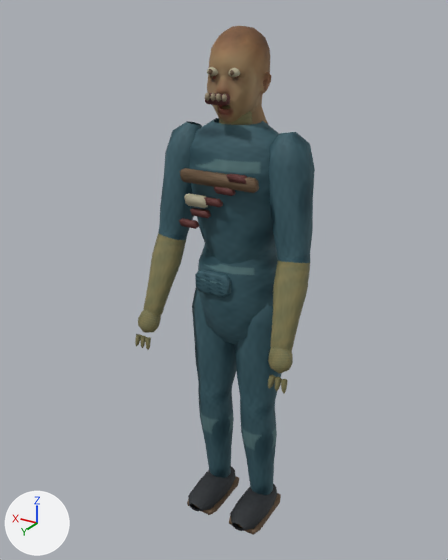
Two versions of the FBX model Assets/Resources/ProductionArt/Runner.fbx, one commit apart.
Rendered twice from a camera (50 mm lens) standing at (-1.023, 1.821, 1.92) and looking at (0.045, 0.043, 1.03). Arrows for +X, +Y and +Z are at lower left; the lights stay in place. The first picture is the older version.

The older version as bpy lines, for what is in view:
```python
me_runner_skin = bpy.data.meshes.new('Runner skin')
me_runner_skin.from_pydata(...)  # 2455 vertices, 2759 faces; spans x -0.31..0.31, y -0.13..0.25, z 0.0..1.88
me_runner_skin.materials.append(mat_character_atlas)
ob_runner_skinned_body = bpy.data.objects.new('Runner skinned body', me_runner_skin)
ob_runner_skinned_body.location = (0.0, 0.0, 0.0)
```
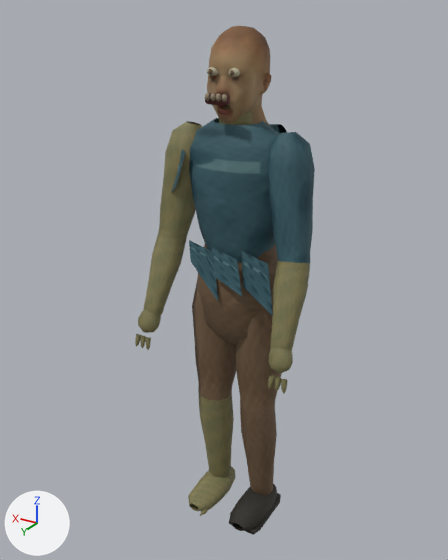
Changed parts and their boxes (x1, y1, x2, y2) in the pictures (448 x 560 px):
part 1 of me_runner_skin, deleted: before (179, 168, 259, 298)
part 2 of me_runner_skin, built on: before (187, 476, 239, 515); after (171, 124, 287, 516)
part 3 of me_runner_skin, surface changed: (158, 121, 281, 535) in both

Patch to the scene script:
```diff
--- a/Assets/Resources/ProductionArt/Runner.fbx.py
+++ b/Assets/Resources/ProductionArt/Runner.fbx.py
@@ me_runner_skin @@
 # used by ob_runner_skinned_body; location = (0.0, 0.0, 0.0)
-me_runner_skin.from_pydata(...)  # 2455 vertices, 2759 faces; spans x -0.31..0.31, y -0.13..0.25, z 0.0..1.88
+me_runner_skin.from_pydata(...)  # 2431 vertices, 2737 faces; spans x -0.31..0.31, y -0.13..0.25, z 0.0..1.88
+# me_runner_skin part 1: 8 loose pieces with 144 vertices, spanning x -0.14..0.15, y 0.12..0.17, z 1.01..1.45, are deleted
+# me_runner_skin part 2
+# 32 vertices are removed from x 0.03..0.17, y -0.09..0.15, z 0.01..0.03
+# 30 faces are deleted
+# 1 vertex moves within x -0.21, y 0.15, z 1.0
+# 146 vertices are added at x -0.21..0.25, y -0.13..0.19, z 0.02..1.59
+# 6 new vertices lie (0.1, 0.0, 0.03) away from vertices in x -0.17..0.04, y 0.12..0.14, z 1.16
+# 104 new faces join them
+# me_runner_skin part 3: 526 kept faces spanning x -0.19..0.3, y -0.13..0.18, z 0.0..1.58 get new texture (UV) coordinates
 me_runner_skin.materials.append(mat_character_atlas)
```
